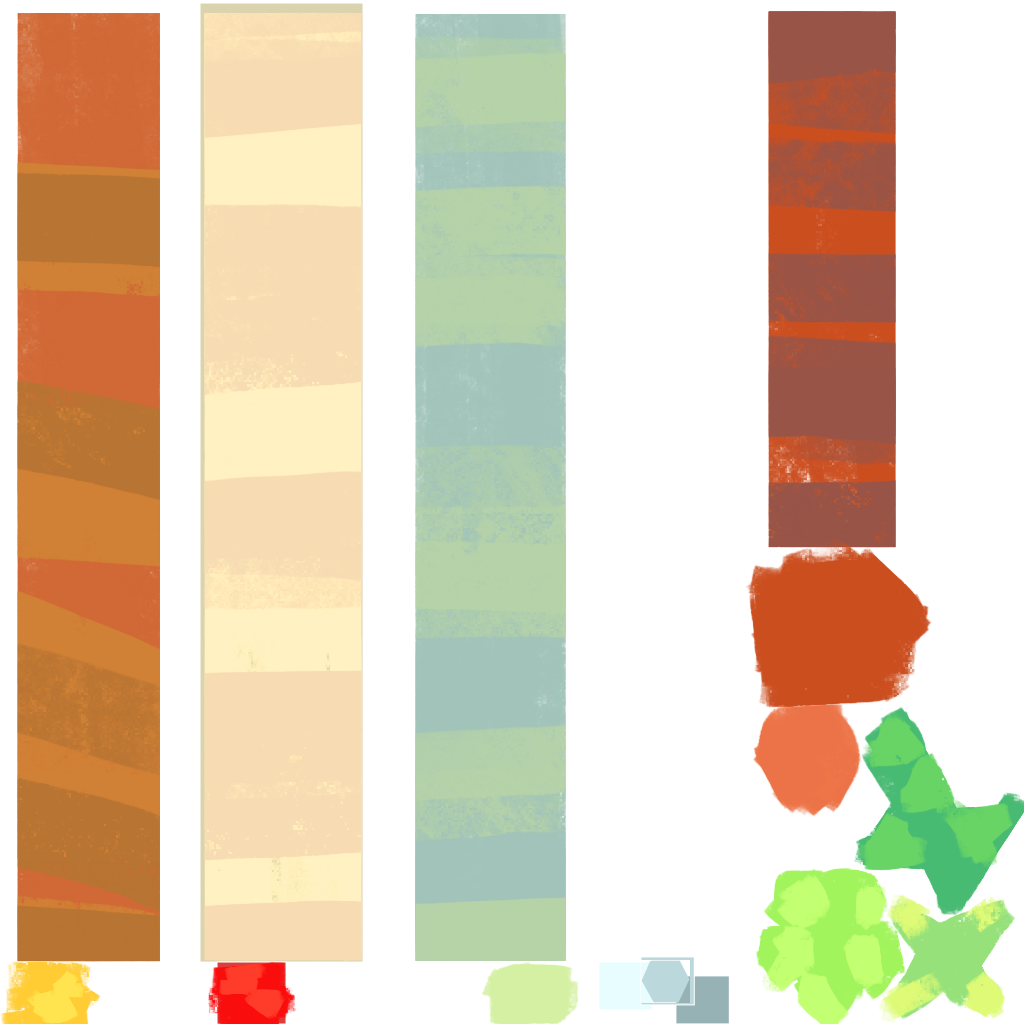
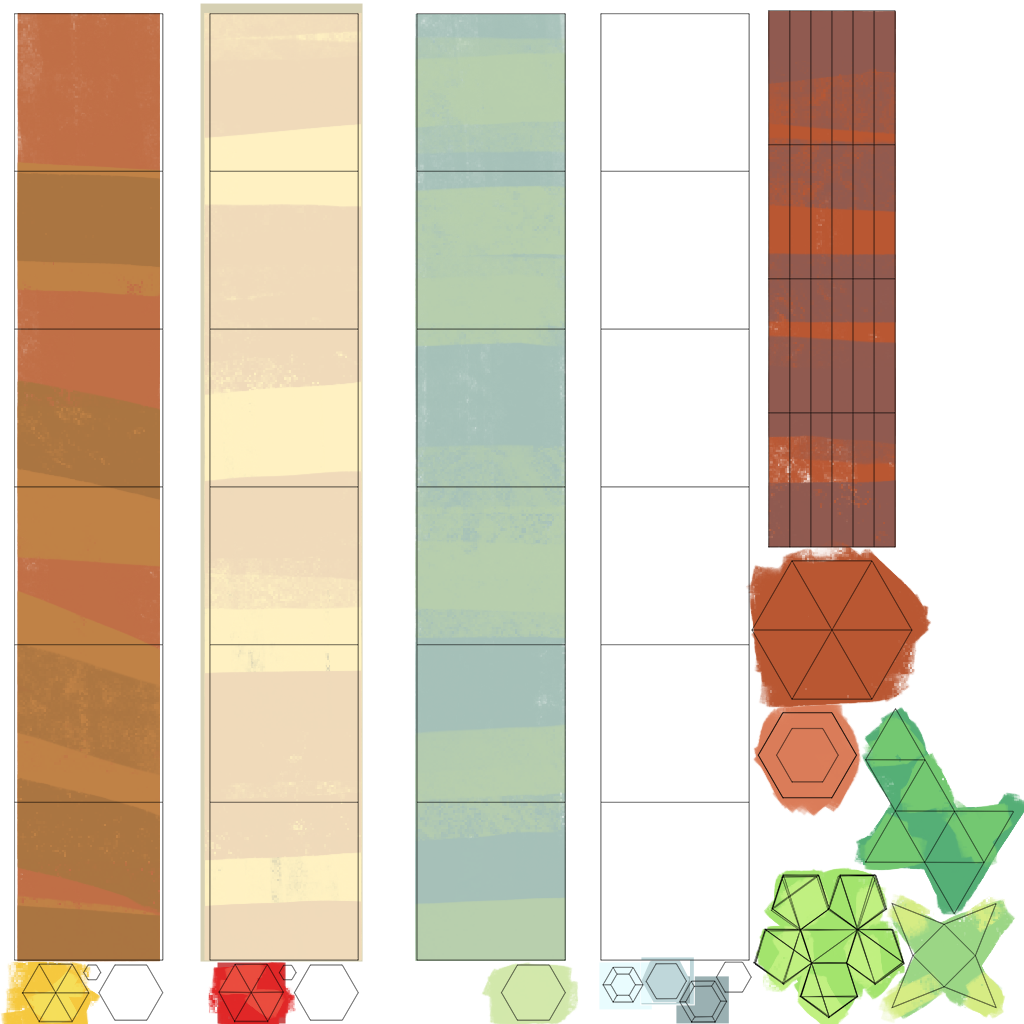
Revision of a layered 1024x1024 image; what changed, layer by layer:
showed "BuildingsUV" over box(14, 10, 1014, 1023)
